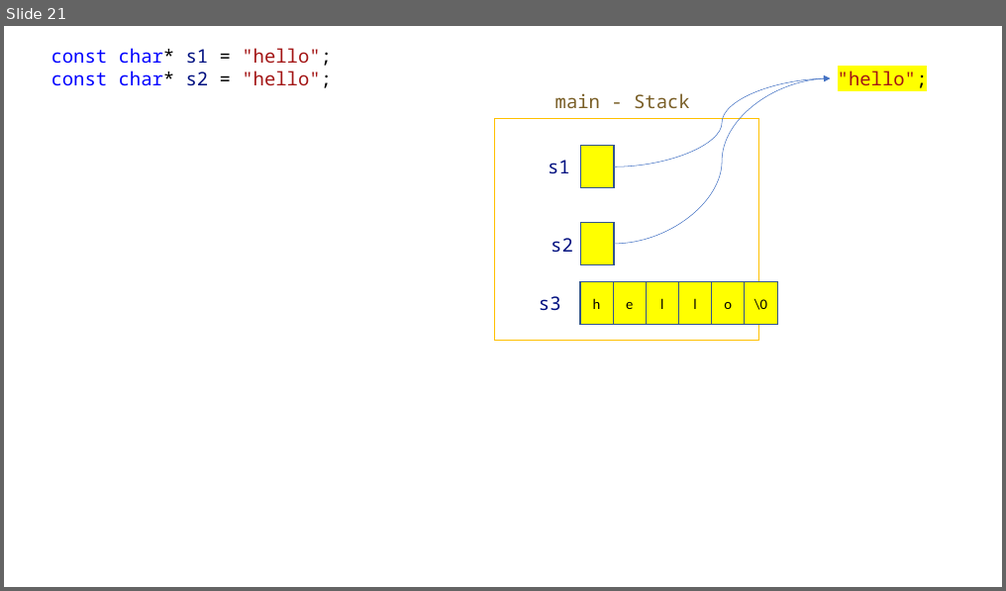
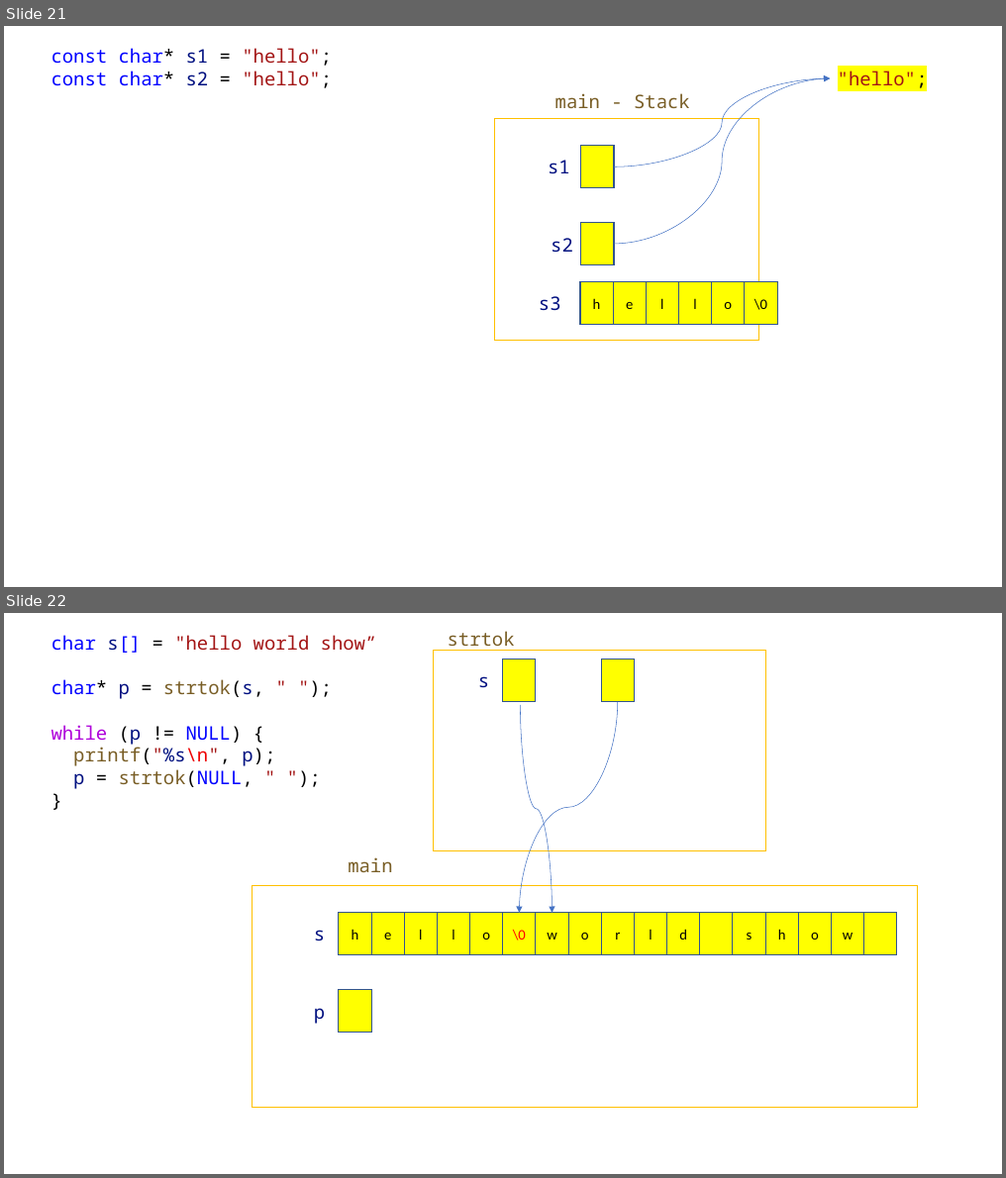
Before and after one commit to yoondev-classroom/hyundai_220510, a slide deck: 220510.pptx. Shown one above the other, each under a label of ours: slide 21 before the commit, slides 21 and 22 after it. The pictures are 1006x591 and 1006x1178 pixels, drawn with LibreOffice and Linux fonts; fonts in the diff are those of the drawing. Boxes give left, top, right and bottom in pixels: in the first picture for what was removed or moved away, otherwise in the second. Text is boxed around its words. In the diff, an @@ line names an element or a change of style, - is before the commit and + after.

```diff
--- a/220510.pptx
+++ b/220510.pptx
@@ slide 22 added at bbox=[4, 613, 1002, 1174], background #FFFFFF @@
@@ text added at bbox=[52, 635, 377, 789], 18 pt, text #000000 @@
+char s[] = "hello world show”
+char* p = strtok(s, " ");
+while (p != NULL) {
+printf("%s\n", p);
+p = strtok(NULL, " ");
+}
@@ text added at bbox=[448, 631, 515, 651], 18 pt, text #795E26 @@
+strtok
@@ rectangle added at bbox=[433, 651, 765, 851], outline #FFC000 1 pt @@
@@ rectangle added at bbox=[503, 660, 536, 702], fill #FFFF00, outline #325491 1 pt @@
@@ rectangle added at bbox=[601, 660, 635, 702], fill #FFFF00, outline #325491 1 pt @@
@@ text added at bbox=[478, 676, 489, 687], 18 pt, text #001080 @@
+s
@@ curved arrow added from (618, 702) to (519, 912), #4472C4 0.5 pt @@
@@ curved arrow added from (521, 705) to (552, 912), #4472C4 0.5 pt @@
@@ text added at bbox=[348, 858, 392, 872], 18 pt, text #795E26 @@
+main
@@ rectangle added at bbox=[252, 885, 918, 1107], outline #FFC000 1 pt @@
@@ text added at bbox=[314, 930, 325, 941], 18 pt, text #001080 @@
+s
@@ rectangle added at bbox=[339, 912, 371, 956], fill #FFFF00, outline #325491 1 pt, 14 pt, text #000000 @@
+h
@@ rectangle added at bbox=[371, 912, 405, 956], fill #FFFF00, outline #325491 1 pt, 14 pt, text #000000 @@
+e
@@ rectangle added at bbox=[405, 912, 438, 956], fill #FFFF00, outline #325491 1 pt, 14 pt, text #000000 @@
+l
@@ rectangle added at bbox=[438, 912, 470, 956], fill #FFFF00, outline #325491 1 pt, 14 pt, text #000000 @@
+l
@@ rectangle added at bbox=[469, 912, 503, 956], fill #FFFF00, outline #325491 1 pt, 14 pt, text #000000 @@
+o
@@ rectangle added at bbox=[503, 912, 536, 956], fill #FFFF00, outline #325491 1 pt, 14 pt, text #FF0000 @@
+\0
@@ rectangle added at bbox=[536, 912, 568, 956], fill #FFFF00, outline #325491 1 pt, 14 pt, text #000000 @@
+w
@@ rectangle added at bbox=[568, 912, 601, 956], fill #FFFF00, outline #325491 1 pt, 14 pt, text #000000 @@
+o
@@ rectangle added at bbox=[601, 912, 635, 956], fill #FFFF00, outline #325491 1 pt, 14 pt, text #000000 @@
+r
@@ rectangle added at bbox=[635, 912, 667, 956], fill #FFFF00, outline #325491 1 pt, 14 pt, text #000000 @@
+l
@@ rectangle added at bbox=[667, 912, 700, 956], fill #FFFF00, outline #325491 1 pt, 14 pt, text #000000 @@
+d
@@ rectangle added at bbox=[700, 912, 734, 956], fill #FFFF00, outline #325491 1 pt @@
@@ rectangle added at bbox=[734, 912, 766, 956], fill #FFFF00, outline #325491 1 pt, 14 pt, text #000000 @@
+s
@@ rectangle added at bbox=[765, 912, 798, 956], fill #FFFF00, outline #325491 1 pt, 14 pt, text #000000 @@
+h
@@ rectangle added at bbox=[798, 912, 832, 956], fill #FFFF00, outline #325491 1 pt, 14 pt, text #000000 @@
+o
@@ rectangle added at bbox=[832, 912, 864, 956], fill #FFFF00, outline #325491 1 pt, 14 pt, text #000000 @@
+w
@@ rectangle added at bbox=[864, 912, 897, 956], fill #FFFF00, outline #325491 1 pt @@
@@ rectangle added at bbox=[339, 989, 371, 1032], fill #FFFF00, outline #325491 1 pt @@
@@ text added at bbox=[314, 1008, 325, 1024], 18 pt, text #001080 @@
+p
```
Also in this commit, not shown: 1 other slide added, 1 other file.
